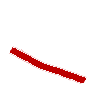
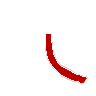
Two versions of the same layered image (96x96). Layer-by-layer changes:
hid "se-nw" over [9, 46, 87, 84]
showed "n-se", painted on it over [45, 34, 88, 84]
